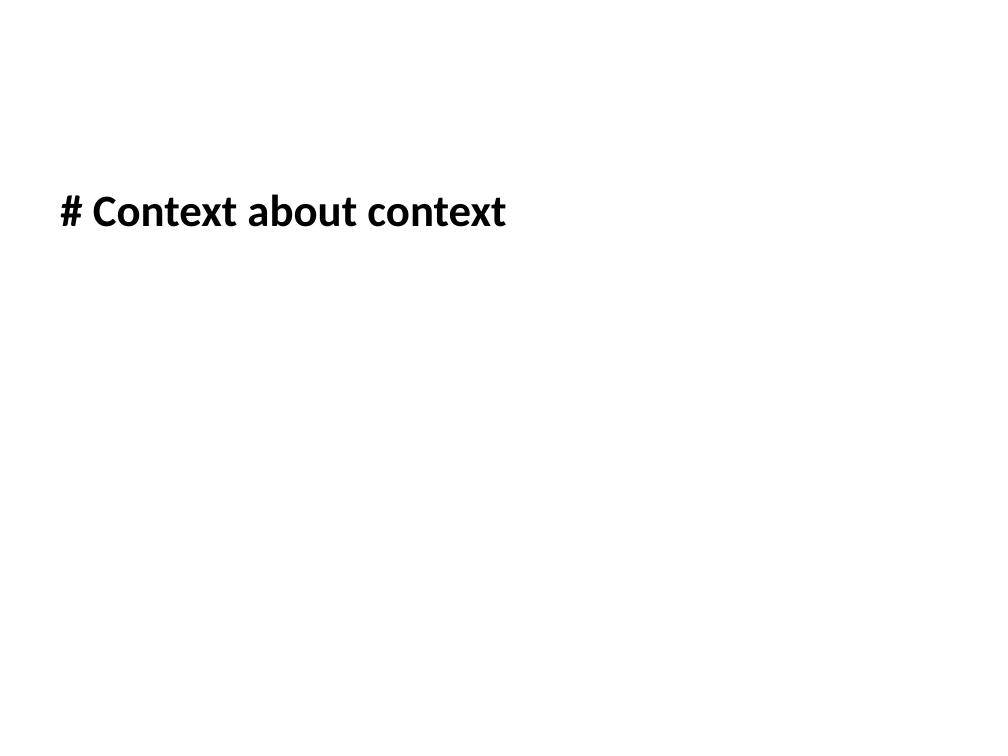
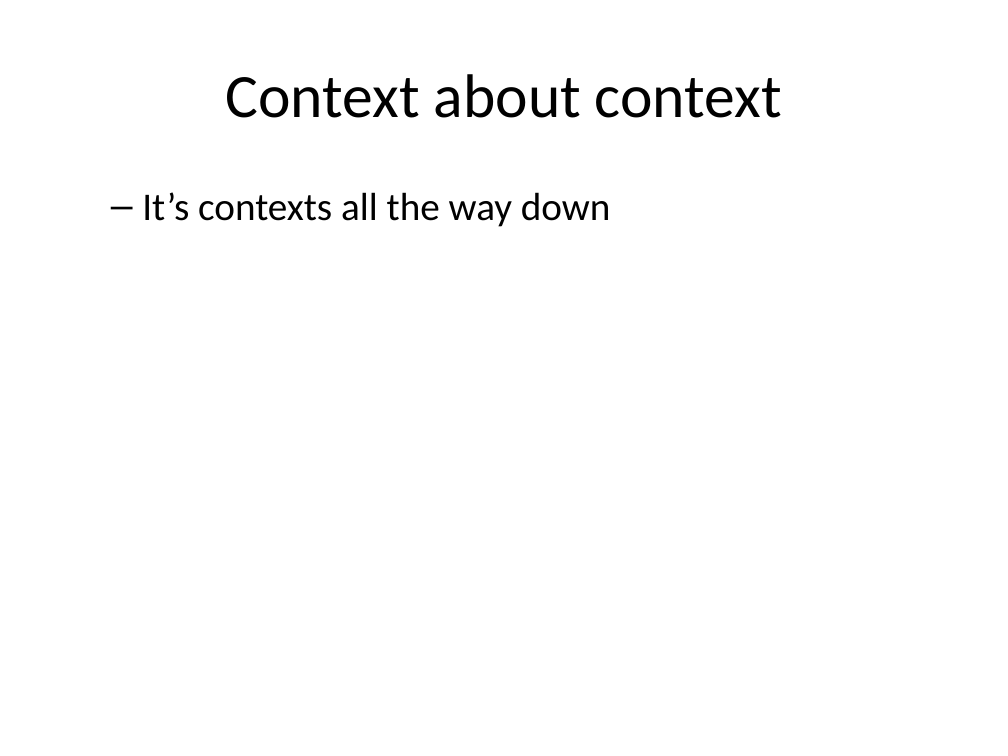
Before and after one commit to masters3d/ingenio, a slide deck: slide 3 of presentation/render/eng_contextual_awareness.pptx. Drawn at 1008x756 pixels with LibreOffice and Linux fonts; fonts in the diff are those of the drawing. Boxes give left, top, right and bottom in pixels: in the first picture for what was removed or moved away, otherwise in the second. Text is boxed around its words. In the diff, an @@ line names an element or a change of style, - is before the commit and + after.

```diff
--- a/presentation/render/eng_contextual_awareness.pptx
+++ b/presentation/render/eng_contextual_awareness.pptx
@@ title added at (225,74,782,118), 44 pt, text #000000 @@
+Context about context
@@ text at (142,192,611,227): text changed; size 32 to 28 pt; bold off @@
-# Context about context
+  – It’s contexts all the way down
```
Also in this commit, not shown: 5 other slides changed, 1 slide added, 1 slide removed, 7 other files.
